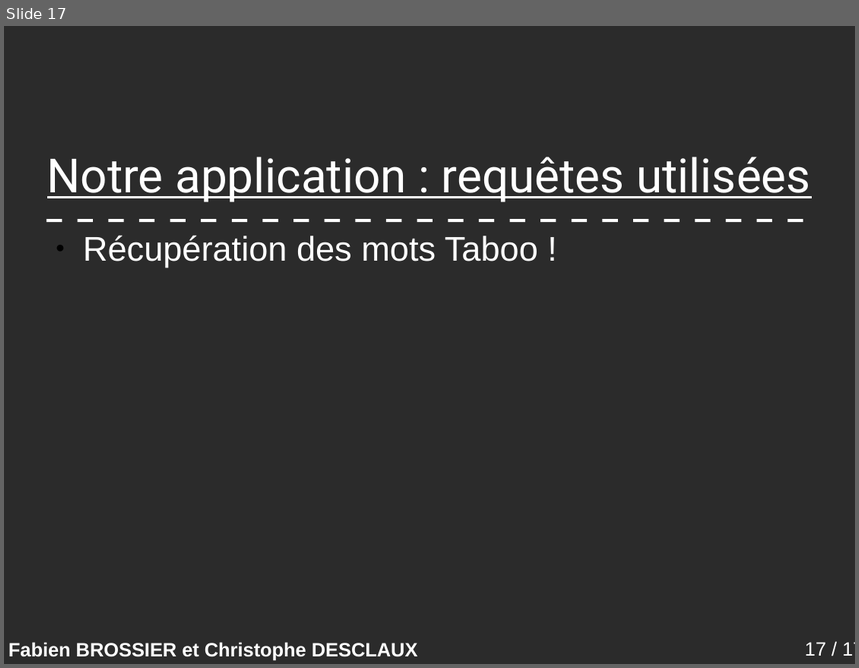
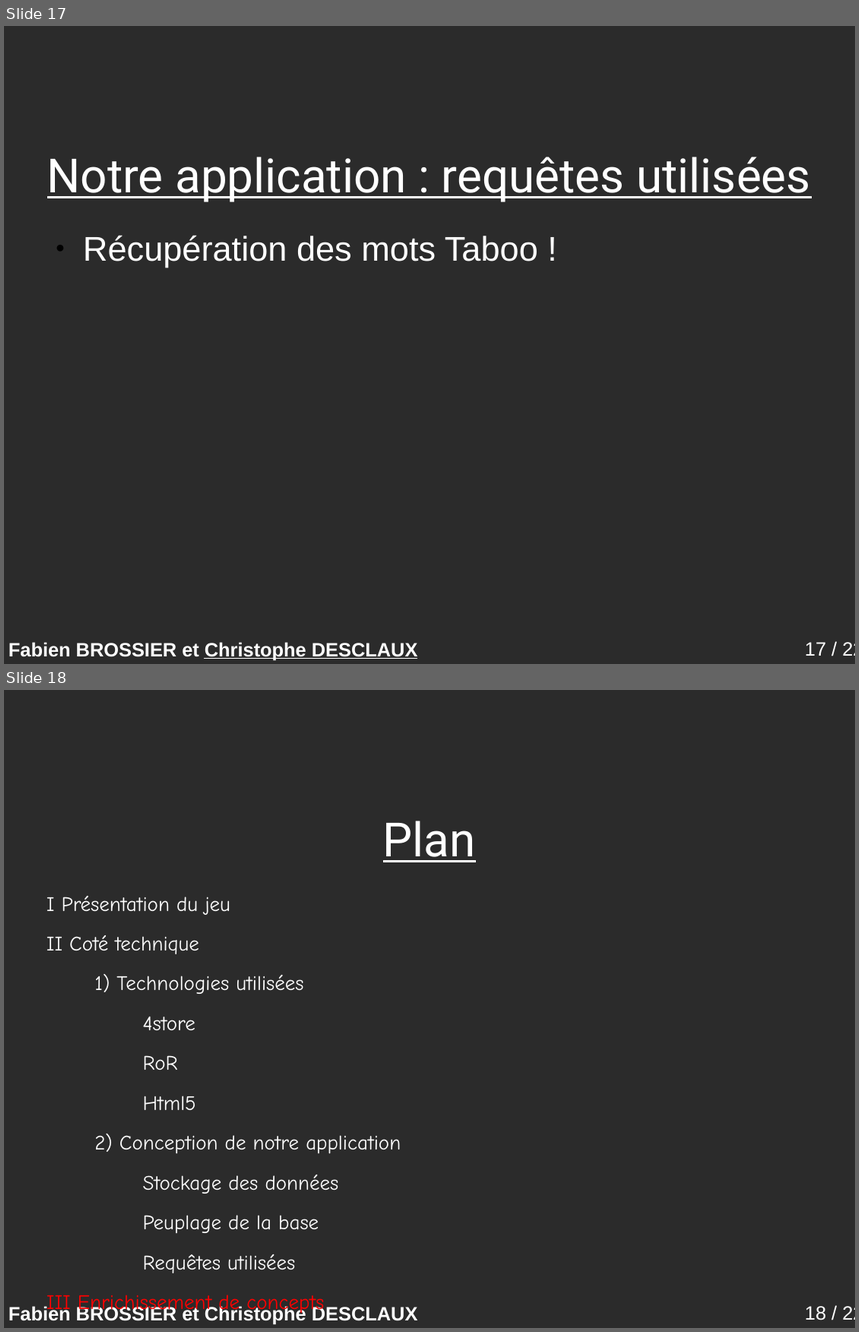
Before and after one commit to descl/TabooGeek, a slide deck: rapport/presentation.odp. Shown one above the other, each under a label of ours: slide 17 before the commit, slides 17 and 18 after it. The pictures are 859x668 and 859x1332 pixels, drawn with LibreOffice and Linux fonts; fonts in the diff are those of the drawing; background and template pictures are left out; a plain dark background stands for a picture behind light text. Boxes give left, top, right and bottom in pixels: in the first picture for what was removed or moved away, otherwise in the second. Text is boxed around its words. In the diff, an @@ line names an element or a change of style, - is before the commit and + after.

```diff
--- a/rapport/presentation.odp
+++ b/rapport/presentation.odp
@@ slide 18 added at [4,690,855,1328], background picture (left out); not listed: 2 template elements that a slide beside it also shows @@
@@ title added at [383,821,476,863], 44 pt, text #FFFFFF, underline @@
+Plan
@@ text added at [47,896,401,1316], 19.2 pt, text #FFFFFF @@
+I Présentation du jeu
+II Coté technique
+1) Technologies utilisées
+4store
+RoR
+Html5
+2) Conception de notre application
+Stockage des données
+Peuplage de la base
+Requêtes utilisées
+III Enrichissement de concepts
+IV Démo
@@ slide 17 changed as well @@
@@ line removed from (47, 221) to (813, 221) @@
@@ line added from (205, 658) to (417, 658), #FFFFFF 0 pt @@
@@ page number at [805,642,855,656]: text changed @@
-17 / 17
+17 / 22
```
Also in this commit, not shown: 14 other slides changed, 6 other slides added, 2 slides removed.
